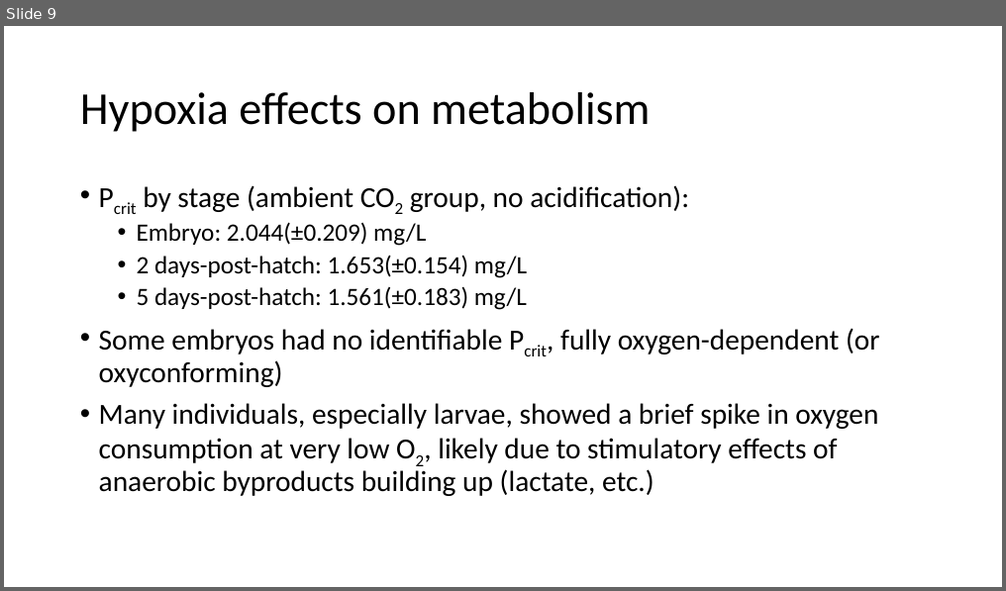
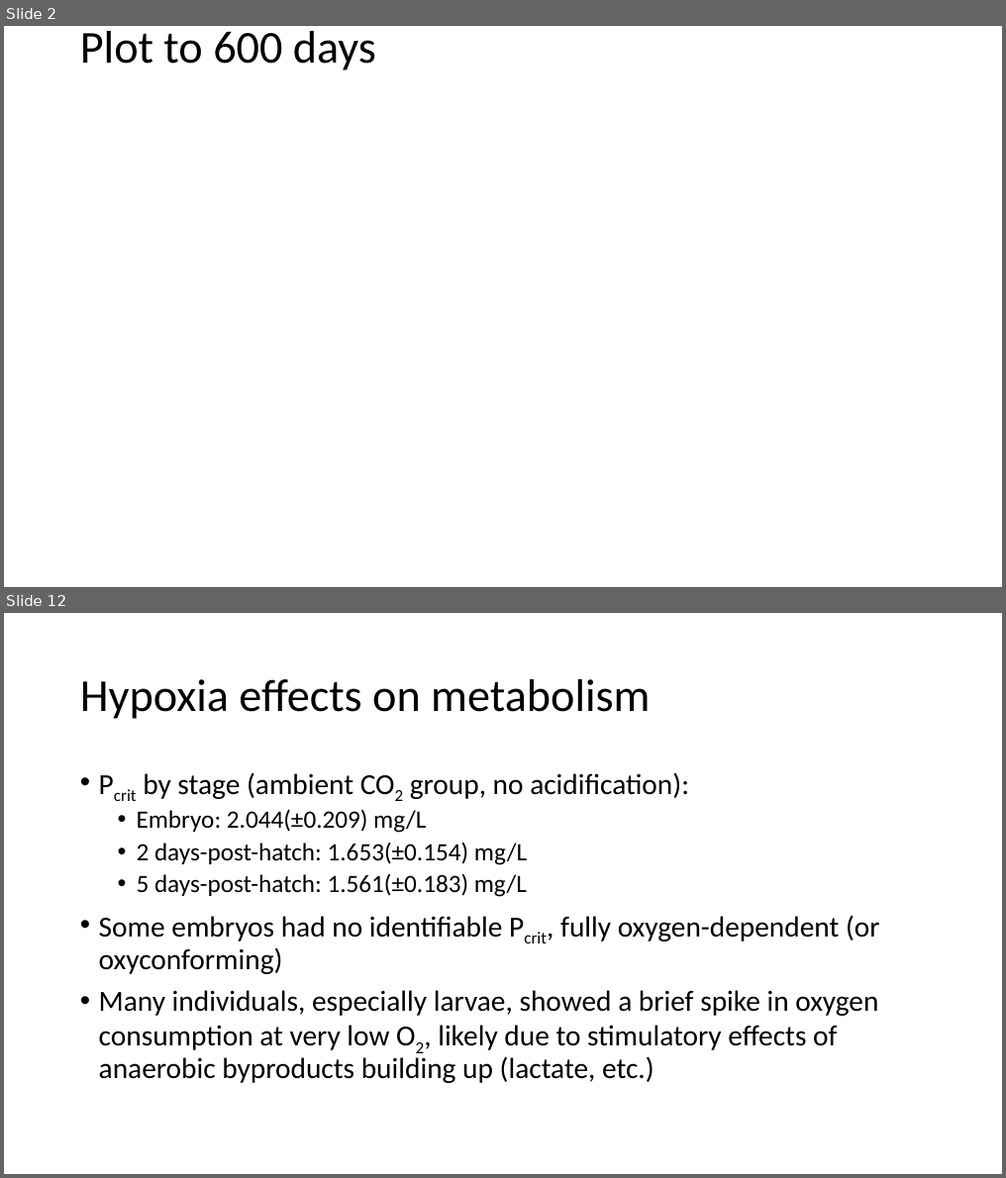
Before and after one commit to tschwemmer/MenidiaOA, a slide deck: DEBkiss results/Current version and updates.pptx. Shown one above the other, each under a label of ours: slide 9 before the commit, slides 2 and 12 after it; the slides between them are not shown. The pictures are 1006x591 and 1006x1178 pixels, drawn with LibreOffice and Linux fonts; fonts in the diff are those of the drawing; background and template pictures are left out. Boxes give left, top, right and bottom in pixels: in the first picture for what was removed or moved away, otherwise in the second. Text is boxed around its words. In the diff, an @@ line names an element or a change of style, - is before the commit and + after.

```diff
--- a/DEBkiss results/Current version and updates.pptx
+++ b/DEBkiss results/Current version and updates.pptx
@@ slide 2 added at (x1=4, y1=26, x2=1002, y2=587), background picture (left out) @@
@@ title added at (x1=80, y1=31, x2=376, y2=71), 44 pt, text #000000 @@
+Plot to 600 days
@@ what was slide 9 is now slide 12 @@
```
Also in this commit, not shown: 7 slides changed, 3 other slides added, 2 slides removed, 1 other file.
